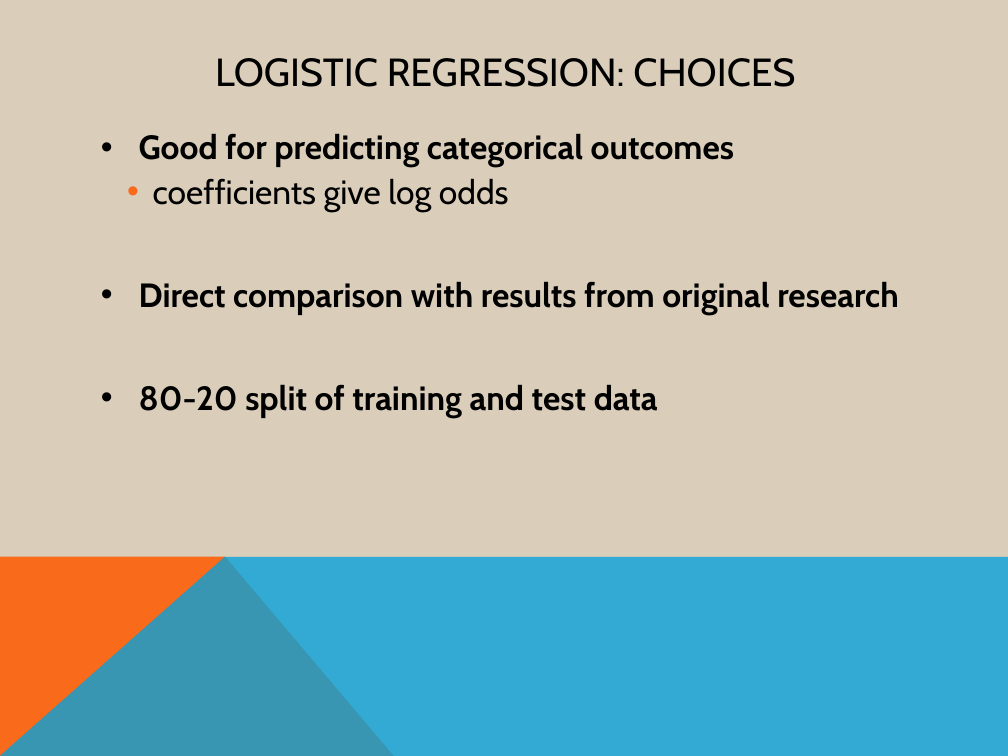
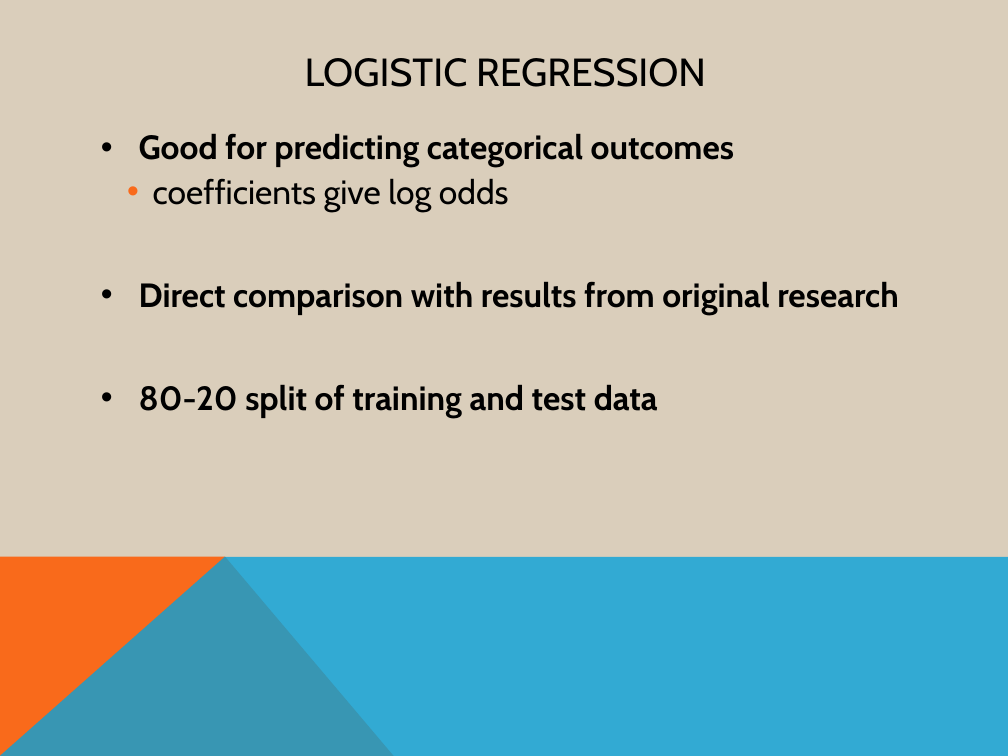
Before and after one commit to AOlden/sb-projects, a slide deck: slide 11 of diabetes_readmission/CP1_deck.pptx. Drawn at 1008x756 pixels with LibreOffice and Linux fonts; fonts in the diff are those of the drawing. Boxes give left, top, right and bottom in pixels: in the first picture for what was removed or moved away, otherwise in the second. Text is boxed around its words. In the diff, an @@ line names an element or a change of style, - is before the commit and + after.

```diff
--- a/diabetes_readmission/CP1_deck.pptx
+++ b/diabetes_readmission/CP1_deck.pptx
@@ title at (x1=305, y1=58, x2=706, y2=87): text changed @@
-LOGISTIC REGRESSION: CHOICES
+LOGISTIC REGRESSION
```
Also in this commit, not shown: 9 other slides changed.
